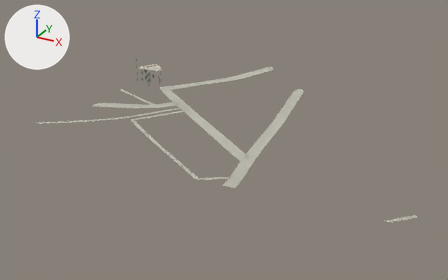
A saved change to the glTF model assets/malta/cottonera/bormla_63_24_near.glb.
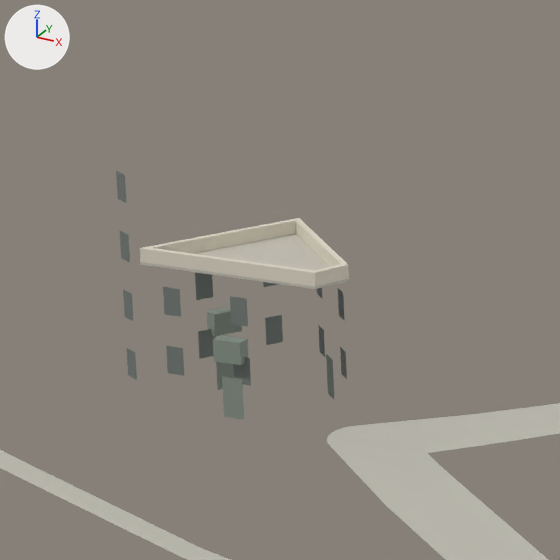
Old and new are each drawn whole from a 50 mm lens placed at (34.2, 338.6, 95.2), pointed at (-76.1, 539.1, -5.1) and again close up on the part from 27% to 41% of the width and 14% to 36% of the height. Arrows for +X, +Y and +Z are at upper left; the lights stay in place. The last two pictures show the newer version. Vertices at exactly the same position are counted once.

Before the edit, the objects in view are built like this:
```python
me_geometry_0 = bpy.data.meshes.new('geometry_0')
me_geometry_0.from_pydata(...)  # 731 vertices, 722 faces; spans x -140.2..8.3, y 490.7..611.0, z 1.1..13.6
me_geometry_0.materials.append(mat_defaultmaterial)
ob_geometry_0 = bpy.data.objects.new('geometry_0', me_geometry_0)
ob_geometry_0.location = (0.0, 0.0, 0.0)
```
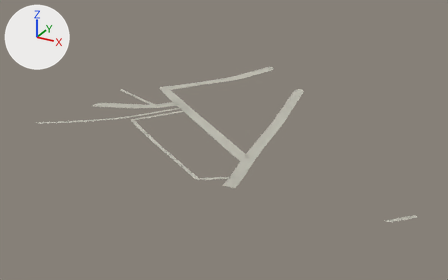
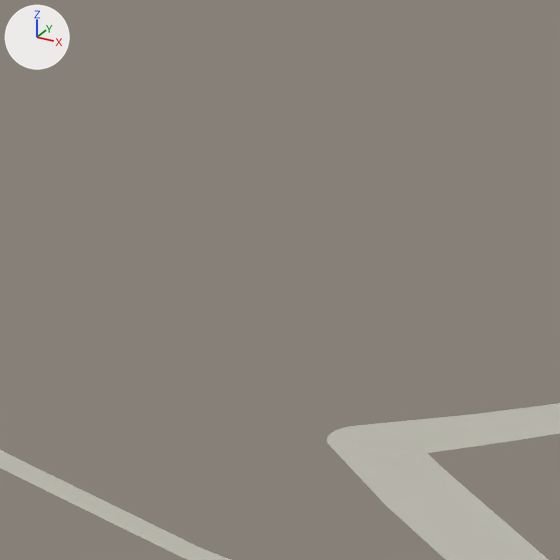
What changed in the scene script:
```text
Change me_geometry_0:
    used by ob_geometry_0; location = (0.0, 0.0, 0.0)
    remove me_geometry_0.from_pydata(...)  # 731 vertices, 722 faces; spans x -140.2..8.3, y 490.7..611.0, z 1.1..13.6
    add me_geometry_0.from_pydata(...)  # 619 vertices, 616 faces; spans x -140.2..8.3, y 490.7..611.0, z 1.1..4.2
    me_geometry_0 part 1: 22 loose pieces with 112 vertices, spanning x -137.3..-124.2, y 564.0..572.6, z 1.5..13.6, are deleted
```

Pixel boxes (x1, y1, x2, y2) of what changed, in the close-ups (560 x 560 px):
'geometry_0', reshaped: before (0, 171, 560, 560); after (0, 403, 560, 560)
part 1 of me_geometry_0, deleted: before (116, 171, 349, 419)
